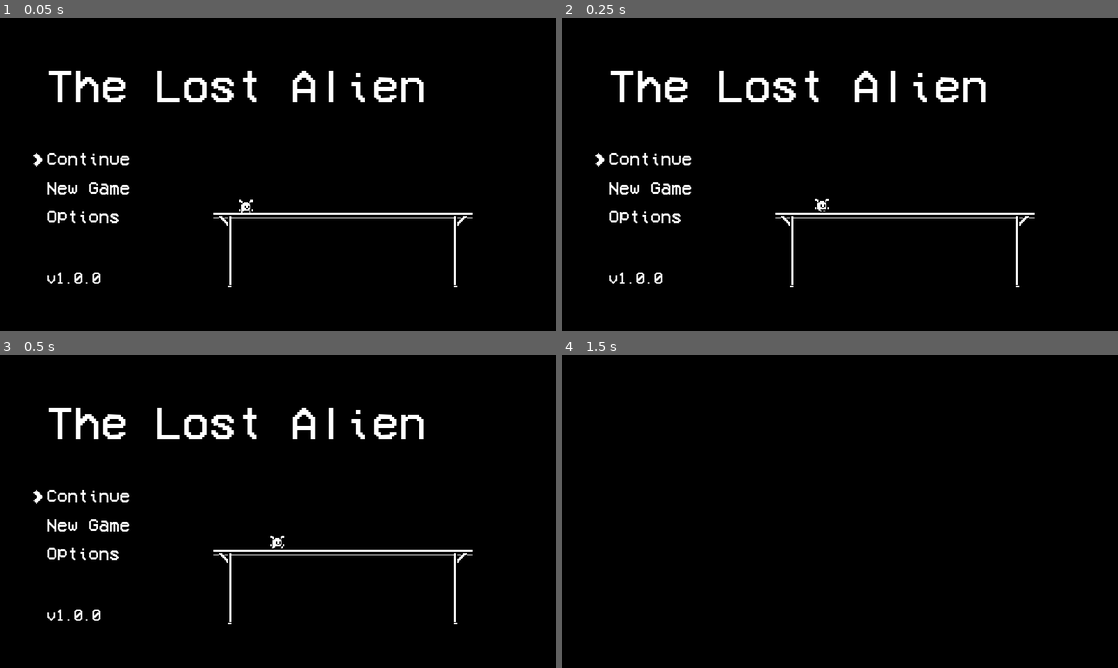
Above: before the commit, frames 1-4 (two rows, left to right).
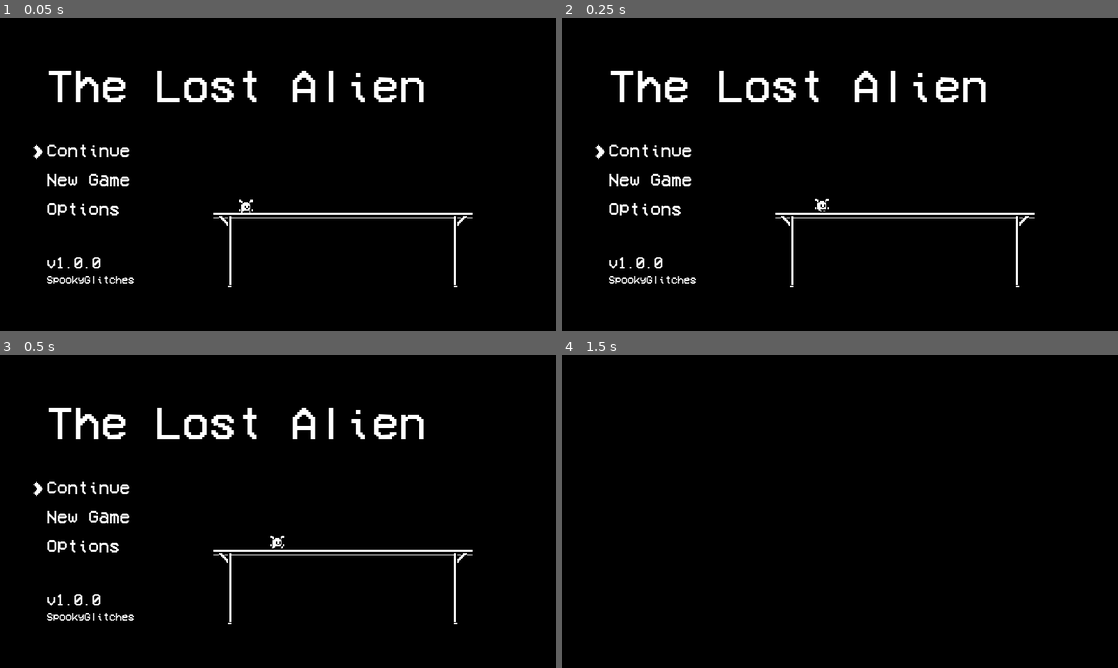
Above: after the commit, the same moments.

Repository: chewbakai/alien-platformer-godot
Game: Godot game, scene res://GUI/MainMenu.tscn
The game is run twice, just before and just after one commit, with the same random seed, the same clock (stepped at 60 frames per second) and the same inputs. Sound files missing from this copy of the repository are replaced by a short silence.
Inputs:
- Up to frame 1 (0.05 s): no input
- Up to frame 2 (0.25 s): no input
- Up to frame 3 (0.5 s): no input
- Up to frame 4 (1.5 s): tap Enter (ui_accept) at 0.5 s; hold Enter (ui_accept) 0.53-1.28 s; hold Right (ui_right) from 0.53 s (still down); tap Space (jump) at 0.77 s; tap S (crouch) at 1.35 s

The runs differ from the first frame. In frame 1, 1.6% of the frame differs, in the area x 6-25%, y 40-85%; in frame 2, 1.6%; in frame 3, 1.6%; in frame 4, nothing differs.
Error after the commit: Attempt to call function 'hide' in base 'null instance' on a null instance. (res://Autoload/Pause.gd:60)

Commit message:
Revert "Yoo yo"
This reverts commit 677898c3a6c1b49e2b9124511cf00093fe9274a0.

Diff:
--- a/GUI/MainMenu.tscn
+++ b/GUI/MainMenu.tscn
@@ -23,7 +23,12 @@
 size = 14
 font_data = ExtResource( 1 )
 
-[sub_resource type="SpriteFrames" id=3]
+[sub_resource type="DynamicFont" id=3]
+size = 10
+outline_color = Color( 0, 0, 0, 1 )
+font_data = ExtResource( 1 )
+
+[sub_resource type="SpriteFrames" id=4]
 animations = [ {
 "frames": [ ExtResource( 3 ), ExtResource( 4 ), ExtResource( 5 ) ],
 "loop": true,
@@ -65,7 +70,8 @@
 [node name="MenuOptions" type="VBoxContainer" parent="HBoxContainer/VBoxContainer"]
 margin_top = 40.0
 margin_right = 72.0
-margin_bottom = 173.0
+margin_bottom = 160.0
+rect_pivot_offset = Vector2( 100.499, 274.556 )
 size_flags_horizontal = 2
 size_flags_vertical = 3
 custom_constants/separation = 12
@@ -74,16 +80,22 @@
 
 [node name="Continue" parent="HBoxContainer/VBoxContainer/MenuOptions" instance=ExtResource( 11 )]
 margin_left = 0.0
-margin_top = 32.0
+margin_top = 25.0
 margin_right = 72.0
-margin_bottom = 47.0
+margin_bottom = 40.0
+focus_neighbour_top = NodePath("../Exit")
+focus_previous = NodePath("")
 
 [node name="NewGame" parent="HBoxContainer/VBoxContainer/MenuOptions" instance=ExtResource( 9 )]
+margin_top = 52.0
+margin_bottom = 67.0
+focus_next = NodePath("")
+focus_previous = NodePath("")
 
 [node name="Options" type="Label" parent="HBoxContainer/VBoxContainer/MenuOptions"]
-margin_top = 86.0
+margin_top = 79.0
 margin_right = 72.0
-margin_bottom = 101.0
+margin_bottom = 94.0
 focus_neighbour_top = NodePath("../NewGame")
 focus_next = NodePath("../Continue")
 focus_previous = NodePath("../NewGame")
@@ -105,11 +117,18 @@
 [node name="Enter" parent="HBoxContainer/VBoxContainer/MenuOptions" instance=ExtResource( 14 )]
 
 [node name="Version" type="Label" parent="HBoxContainer/VBoxContainer"]
-margin_top = 177.0
+margin_top = 164.0
+margin_right = 322.0
+margin_bottom = 177.0
+custom_fonts/font = SubResource( 2 )
+text = "v1.0.0"
+
+[node name="Developer" type="Label" parent="HBoxContainer/VBoxContainer"]
+margin_top = 181.0
 margin_right = 322.0
 margin_bottom = 190.0
-custom_fonts/font = SubResource( 2 )
-text = "v1.0.0"
+custom_fonts/font = SubResource( 3 )
+text = "SpookyGlitches"
 
 [node name="KinematicBody2D" type="KinematicBody2D" parent="HBoxContainer"]
 position = Vector2( -14.9306, -32.0276 )
--- a/project.godot
+++ b/project.godot
@@ -22,8 +22,8 @@
 
 [autoload]
 
-Pause="*res://Autoload/Pause.tscn"
-Global="*res://Autoload/Global.tscn"
+Global="*res://Autoload/Global.gd"
+Pause="*res://Autoload/Pause.gd"
 
 [display]
 
Not shown: 3 places in GUI/MainMenu.tscn that only renumber resources
